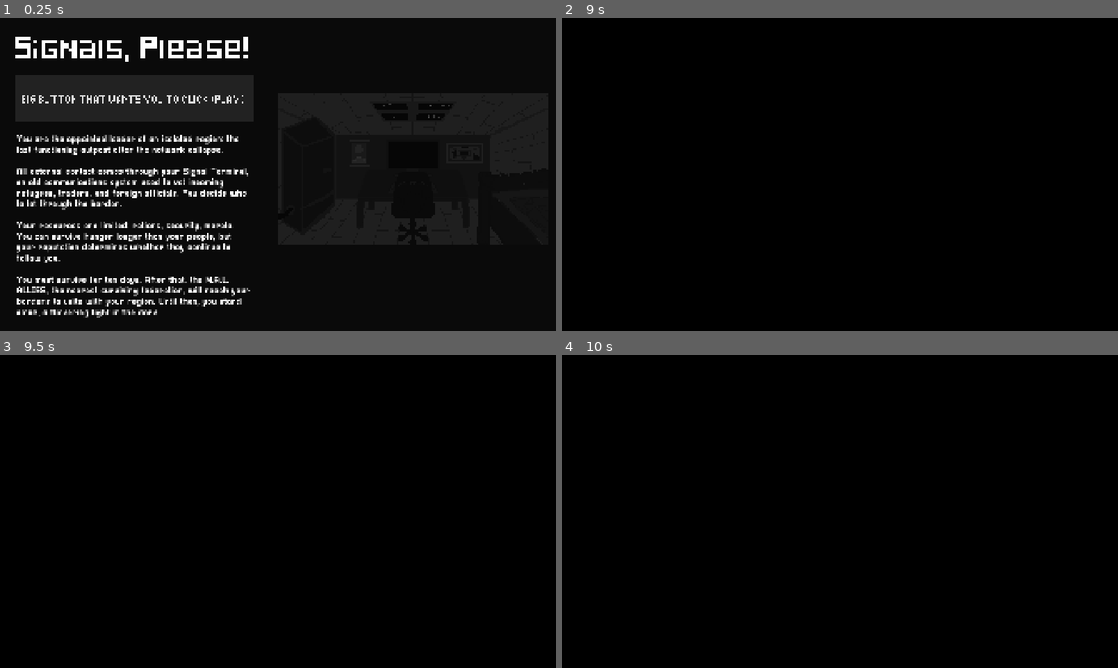
Above: before the commit, frames 1-4 (two rows, left to right).
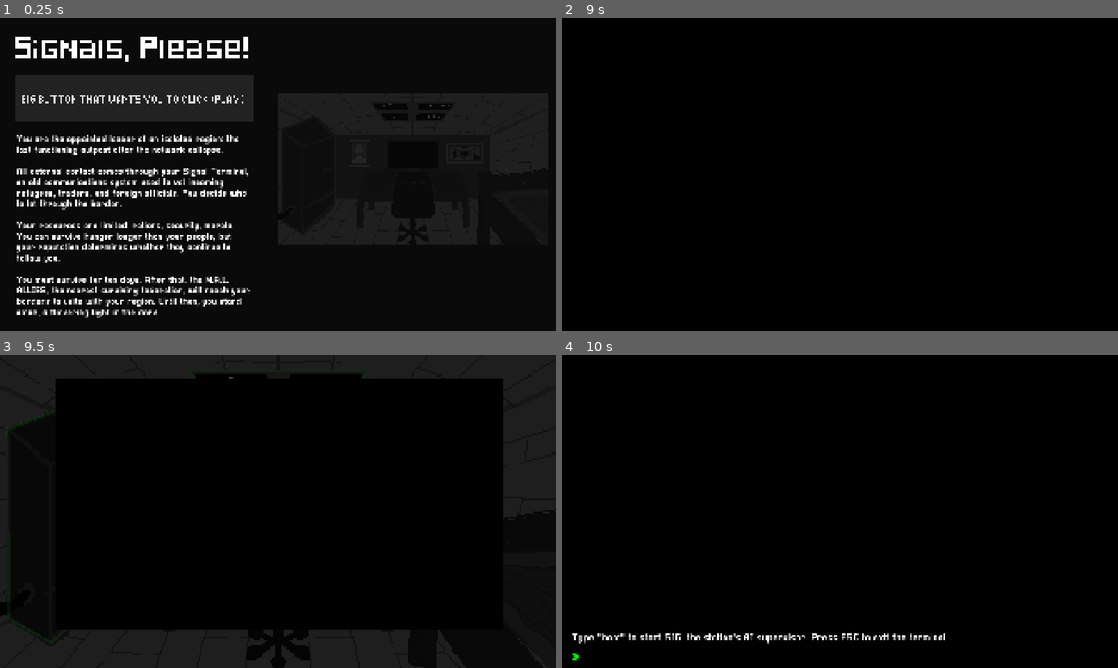
Above: after the commit, the same moments.

Repository: vempr/signals-please
Game: Godot game, scene res://scenes/main_menu.tscn
The game is run twice, just before and just after one commit, with the same random seed, the same clock (stepped at 60 frames per second) and the same inputs.
Inputs (mouse positions are in pixels of both pictures, inside the frame that each line leads up to):
- Up to frame 1 (0.25 s): no input
- Up to frame 2 (9 s): click "BIG BUTTON THAT WANTS YOU TO …" at 0.5 s; click "BIG BUTTON THAT WANTS YOU TO …" at 1.25 s; click "BIG BUTTON THAT WANTS YOU TO …" at 2 s; tap Enter at 2.75, 4.25, 5.75 s; move the mouse to (962, 158) at 2.77 s; press the mouse at (962, 158) at 2.78 s; tap Space at 3.5, 5, 6.5 s; move the mouse to (728, 190) at 3.52 s; release the mouse at (728, 190) at 3.53 s; click (728, 190) at 3.6 s; move the mouse to (895, 105) at 4.27 s; press the mouse at (895, 105) at 4.28 s; move the mouse to (812, 237) at 5.02 s; release the mouse at (812, 237) at 5.03 s; click (812, 237) at 5.1 s; move the mouse to (1006, 221) at 5.77 s; press the mouse at (1006, 221) at 5.78 s; move the mouse to (673, 127) at 6.52 s; release the mouse at (673, 127) at 6.53 s; click (673, 127) at 6.6 s; move the mouse to (867, 174) at 7.27 s; press the mouse at (867, 174) at 7.28 s; move the mouse to (756, 96) at 8.02 s; release the mouse at (756, 96) at 8.03 s; click (756, 96) at 8.1 s; move the mouse to (840, 174) at 8.77 s; press the mouse at (840, 174) at 8.78 s
- Up to frame 3 (9.5 s): no input
- Up to frame 4 (10 s): move the mouse to (840, 392) at 9.52 s; release the mouse at (840, 392) at 9.53 s; click (840, 392) at 9.6 s

Frames 1-2 are identical in both runs. In frame 3, 20% of the frame differs, in the area x 0-100%, y 0-100%; in frame 4, 0.8%.

Commit message:
game: harsher deduction for neutral decision; pause menu!
TODO: more signs of a fake signal

Diff:
--- a/project.godot
+++ b/project.godot
@@ -46,6 +46,11 @@
 "events": [Object(InputEventKey,"resource_local_to_scene":false,"resource_name":"","device":-1,"window_id":0,"alt_press …(195 unchanged characters)…
 ]
 }
+pause={
+"deadzone": 0.2,
+"events": [Object(InputEventKey,"resource_local_to_scene":false,"resource_name":"","device":-1,"window_id":0,"alt_pressed":false,"shift_pressed":false,"ctrl_pressed":false,"meta_pressed":false,"pressed":false,"keycode":0,"physical_keycode":4194305,"key_label":0,"unicode":0,"location":0,"echo":false,"script":null)
+]
+}
 
 [rendering]
 
--- a/scenes/game.tscn
+++ b/scenes/game.tscn
@@ -7,6 +7,7 @@
 [ext_resource type="AudioStream" uid="uid://b2cj4fxkshutk" path="res://assets/sfx/eat.wav" id="4_lbhrr"]
 [ext_resource type="Script" uid="uid://ced1cvx7qs54e" path="res://scripts/computer.gd" id="6_p57ef"]
 [ext_resource type="PackedScene" uid="uid://ca1qwxe2wemin" path="res://scenes/terminal.tscn" id="7_u5sy4"]
+[ext_resource type="PackedScene" uid="uid://ck32vg7yi57bv" path="res://scenes/pause_screen.tscn" id="8_gee14"]
 
 [sub_resource type="RectangleShape2D" id="RectangleShape2D_iywne"]
 size = Vector2(423, 150)
@@ -112,6 +113,7 @@
 }
 
 [node name="Game" type="Node2D"]
+process_mode = 1
 script = ExtResource("1_iywne")
 
 [node name="HoverMessage" parent="." instance=ExtResource("1_lnu2h")]
@@ -233,15 +235,8 @@
 [node name="Terminal" parent="Computer" instance=ExtResource("7_u5sy4")]
 unique_name_in_owner = true
 
-[node name="PauseScreen" type="CanvasLayer" parent="."]
-unique_name_in_owner = true
-layer = 10
-
-[node name="ColorRect" type="ColorRect" parent="PauseScreen"]
-z_index = -10
-offset_right = 1973.0
-offset_bottom = 1130.0
-color = Color(0, 0, 0, 1)
+[node name="PauseScreen" parent="." instance=ExtResource("8_gee14")]
+unique_name_in_owner = true
 
 [connection signal="exit_computer" from="." to="Computer" method="_on_game_exit_computer"]
 [connection signal="display_message" from="Hover" to="HoverMessage" method="_on_hover_display_message"]
--- /dev/null
+++ b/scenes/pause_screen.tscn
@@ -0,0 +1,150 @@
+[gd_scene load_steps=8 format=3 uid="uid://ck32vg7yi57bv"]
+
+[ext_resource type="FontFile" uid="uid://cbi6qc2w2chwv" path="res://assets/fonts/Pixellari.ttf" id="1_gchx3"]
+[ext_resource type="Script" uid="uid://wpy7xjqiuafy" path="res://scripts/pause_screen.gd" id="1_o31j6"]
+[ext_resource type="FontFile" uid="uid://bar55wglxrc3e" path="res://assets/fonts/Pixeled.ttf" id="2_hr2n2"]
+[ext_resource type="StyleBox" uid="uid://bc8oxxejsrbsp" path="res://styles/normal_button.tres" id="3_27awe"]
+[ext_resource type="Texture2D" uid="uid://c0hlw0e2d107l" path="res://assets/images/bg.png" id="4_27awe"]
+[ext_resource type="StyleBox" uid="uid://ntsf1550r00n" path="res://styles/green_button.tres" id="4_duq8p"]
+[ext_resource type="StyleBox" uid="uid://b3v1vurd8ntg0" path="res://styles/red_button.tres" id="5_k26m1"]
+
+[node name="PauseScreen" type="CanvasLayer"]
+process_mode = 3
+layer = 10
+script = ExtResource("1_o31j6")
+
+[node name="Control" type="Control" parent="."]
+unique_name_in_owner = true
+layout_mode = 3
+anchors_preset = 0
+offset_right = 40.0
+offset_bottom = 40.0
+
+[node name="ColorRect" type="ColorRect" parent="Control"]
+z_index = -10
+offset_right = 1973.0
+offset_bottom = 1130.0
+color = Color(0, 0, 0, 1)
+
+[node name="Description" type="Label" parent="Control"]
+offset_left = 1198.0
+offset_top = 26.0
+offset_right = 1898.0
+offset_bottom = 1640.0
+theme_override_colors/font_color = Color(1, 1, 1, 0.235294)
+theme_override_fonts/font = ExtResource("1_gchx3")
+theme_override_font_sizes/font_size = 41
+text = "You are the appointed leader of an isolated region: the last functioning outpost after the network collapse.
+
+All external contact comes through your Signal Terminal, an old communications system used to vet incoming refugees, traders, and foreign officials. You decide who to let through the border.
+
+Your resources are limited: rations, security, morale. You can survive hunger longer than your people, but your reputation determines whether they continue to follow you.
+
+You must survive for ten days. After that, the N.A.L. ALLIES, the nearest surviving federation, will reach your borders to unite with your region. Until then, you stand alone, a flickering light in the dark."
+horizontal_alignment = 2
+autowrap_mode = 2
+
+[node name="MainMenuButton" type="Button" parent="Control"]
+offset_left = 49.0
+offset_top = 967.0
+offset_right = 357.0
+offset_bottom = 1049.0
+theme_override_colors/font_hover_pressed_color = Color(1, 0, 0, 1)
+theme_override_colors/font_hover_color = Color(1, 0, 0, 1)
+theme_override_colors/font_color = Color(1, 0, 0, 1)
+theme_override_colors/font_focus_color = Color(1, 0, 0, 1)
+theme_override_colors/font_pressed_color = Color(1, 0, 0, 1)
+theme_override_fonts/font = ExtResource("2_hr2n2")
+theme_override_font_sizes/font_size = 21
+theme_override_styles/focus = ExtResource("3_27awe")
+theme_override_styles/disabled_mirrored = ExtResource("3_27awe")
+theme_override_styles/disabled = ExtResource("3_27awe")
+theme_override_styles/hover_pressed_mirrored = ExtResource("3_27awe")
+theme_override_styles/hover_pressed = ExtResource("3_27awe")
+theme_override_styles/hover_mirrored = ExtResource("3_27awe")
+theme_override_styles/hover = ExtResource("3_27awe")
+theme_override_styles/pressed_mirrored = ExtResource("3_27awe")
+theme_override_styles/pressed = ExtResource("3_27awe")
+theme_override_styles/normal_mirrored = ExtResource("3_27awe")
+theme_override_styles/normal = ExtResource("3_27awe")
+text = "GIVE UP"
+autowrap_mode = 2
+
+[node name="ContinueButton" type="Button" parent="Control"]
+offset_left = 382.0
+offset_top = 967.0
+offset_right = 856.0
+offset_bottom = 1049.0
+theme_override_fonts/font = ExtResource("2_hr2n2")
+theme_override_font_sizes/font_size = 21
+theme_override_styles/focus = ExtResource("3_27awe")
+theme_override_styles/disabled_mirrored = ExtResource("3_27awe")
+theme_override_styles/disabled = ExtResource("3_27awe")
+theme_override_styles/hover_pressed_mirrored = ExtResource("3_27awe")
+theme_override_styles/hover_pressed = ExtResource("3_27awe")
+theme_override_styles/hover_mirrored = ExtResource("3_27awe")
+theme_override_styles/hover = ExtResource("3_27awe")
+theme_override_styles/pressed_mirrored = ExtResource("3_27awe")
+theme_override_styles/pressed = ExtResource("3_27awe")
+theme_override_styles/normal_mirrored = ExtResource("3_27awe")
+theme_override_styles/normal = ExtResource("3_27awe")
+text = "CONTINUE"
+autowrap_mode = 2
+
+[node name="Title" type="Label" parent="Control"]
+offset_left = 50.0
+offset_top = -7.0
+offset_right = 742.0
+offset_bottom = 179.0
+theme_override_fonts/font = ExtResource("2_hr2n2")
+theme_override_font_sizes/font_size = 56
+text = "Signals, Please!"
+
+[node name="EnableInstantMessagesButton" type="Button" parent="Control"]
+unique_name_in_owner = true
+offset_left = 54.0
+offset_top = 150.0
+offset_right = 728.0
+offset_bottom = 200.0
+theme_override_fonts/font = ExtResource("1_gchx3")
+theme_override_font_sizes/font_size = 30
+theme_override_styles/focus = ExtResource("4_duq8p")
+theme_override_styles/hover_pressed_mirrored = ExtResource("4_duq8p")
+theme_override_styles/hover_pressed = ExtResource("4_duq8p")
+theme_override_styles/hover_mirrored = ExtResource("4_duq8p")
+theme_override_styles/hover = ExtResource("4_duq8p")
+theme_override_styles/pressed_mirrored = ExtResource("4_duq8p")
+theme_override_styles/pressed = ExtResource("4_duq8p")
+theme_override_styles/normal_mirrored = ExtResource("4_duq8p")
+theme_override_styles/normal = ExtResource("4_duq8p")
+text = "Enable Instant Messages (No Typing Animations)"
+
+[node name="DisableInstantMessagesButton" type="Button" parent="Control"]
+unique_name_in_owner = true
+offset_left = 54.0
+offset_top = 208.0
+offset_right = 728.0
+offset_bottom = 258.0
+theme_override_fonts/font = ExtResource("1_gchx3")
+theme_override_font_sizes/font_size = 30
+theme_override_styles/focus = ExtResource("5_k26m1")
+theme_override_styles/hover_pressed_mirrored = ExtResource("5_k26m1")
+theme_override_styles/hover_pressed = ExtResource("5_k26m1")
+theme_override_styles/hover_mirrored = ExtResource("5_k26m1")
+theme_override_styles/hover = ExtResource("5_k26m1")
+theme_override_styles/pressed_mirrored = ExtResource("5_k26m1")
+theme_override_styles/pressed = ExtResource("5_k26m1")
+theme_override_styles/normal_mirrored = ExtResource("5_k26m1")
+theme_override_styles/normal = ExtResource("5_k26m1")
+disabled = true
+text = "Disable Instant Messages (Typing Animations)"
+
+[node name="Bg" type="Sprite2D" parent="Control"]
+position = Vector2(630, 605)
+scale = Vector2(3.64, 3.64)
+texture = ExtResource("4_27awe")
+
+[connection signal="pressed" from="Control/MainMenuButton" to="." method="_on_main_menu_button_pressed"]
+[connection signal="pressed" from="Control/ContinueButton" to="." method="_on_continue_button_pressed"]
+[connection signal="button_down" from="Control/EnableInstantMessagesButton" to="." method="_on_enable_instant_messages_button_button_down"]
+[connection signal="button_down" from="Control/DisableInstantMessagesButton" to="." method="_on_disable_instant_messages_button_button_down"]
--- /dev/null
+++ b/scripts/pause_screen.gd
@@ -0,0 +1,52 @@
+extends CanvasLayer
+
+
+func _ready() -> void:
+	%Control.modulate.a = 0.0
+	visible = false
+
+
+func _process(_delta: float) -> void:
+	if Input.is_action_just_pressed("pause"):
+		var tween = create_tween()
+
+		if visible:
+			get_tree().paused = false
+			tween.tween_property(%Control, "modulate:a", 0.0, 0.1)
+			await tween.finished
+			visible = false
+		else:
+			visible = true
+			tween.tween_property(%Control, "modulate:a", 1.0, 0.1)
+			await tween.finished
+			get_tree().paused = true
+
+
+
+func _on_continue_button_pressed() -> void:
+	get_tree().paused = false
+
+	var tween = create_tween()
+	tween.tween_property(%Control, "modulate:a", 0.0, 0.1)
+	await tween.finished
+
+	visible = false
+
+
+func _on_main_menu_button_pressed() -> void:
+	get_tree().paused = false
+	await Fade.fade_out().finished
+	get_tree().change_scene_to_file("res://scenes/main_menu.tscn")
+	Fade.fade_in(0.3)
+
+
+func _on_enable_instant_messages_button_button_down() -> void:
+	%DisableInstantMessagesButton.disabled = false
+	%EnableInstantMessagesButton.disabled = true
+	GAME_STATE.INSTANT_MESSAGES = true
+
+
+func _on_disable_instant_messages_button_button_down() -> void:
+	%EnableInstantMessagesButton.disabled = false
+	%DisableInstantMessagesButton.disabled = true
+	GAME_STATE.INSTANT_MESSAGES = false
--- a/scripts/state.gd
+++ b/scripts/state.gd
@@ -53,3 +53,5 @@
 	player.reputation = INITIAL_REPUTATION
 	ration_remaining = INITIAL_RATION_REMAINING
 	people_remaining = INITIAL_PEOPLE_REMAINING
+
+var INSTANT_MESSAGES := false
--- a/scripts/terminal.gd
+++ b/scripts/terminal.gd
@@ -405,7 +405,7 @@
 
 func assess_and_display(opt: String) -> bool:
 	if opt == "c":
-		var reputation_deduction := randi_range(1, 2)
+		var reputation_deduction := randi_range(7, 9)
 		rep -= reputation_deduction
 
 		await print_text("SIG: Indecisiveness is always frowned upon, commander. Please remember this.", C.COLORS.orange, 0.005, true)
--- /dev/null
+++ b/styles/green_button.tres
@@ -0,0 +1,4 @@
+[gd_resource type="StyleBoxFlat" format=3 uid="uid://ntsf1550r00n"]
+
+[resource]
+bg_color = Color(0, 1, 0, 0.156863)
--- /dev/null
+++ b/styles/red_button.tres
@@ -0,0 +1,4 @@
+[gd_resource type="StyleBoxFlat" format=3 uid="uid://b3v1vurd8ntg0"]
+
+[resource]
+bg_color = Color(0.6, 0, 0, 0.392157)
Not shown: 1 places in scenes/game.tscn that only renumber resources
Not shown, added: scripts/pause_screen.gd.uid
